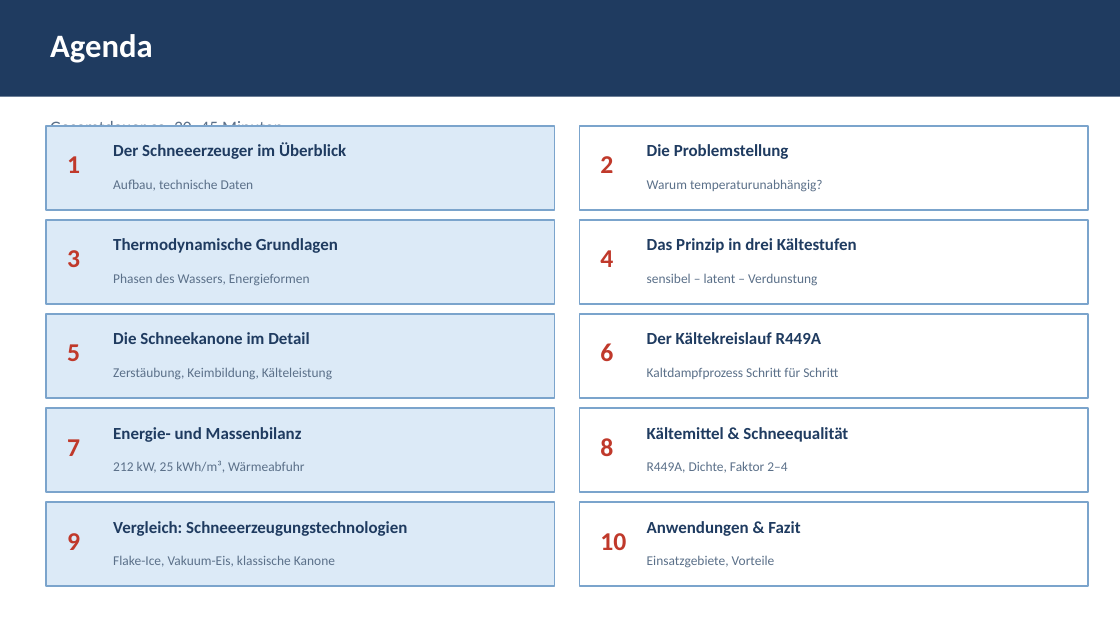
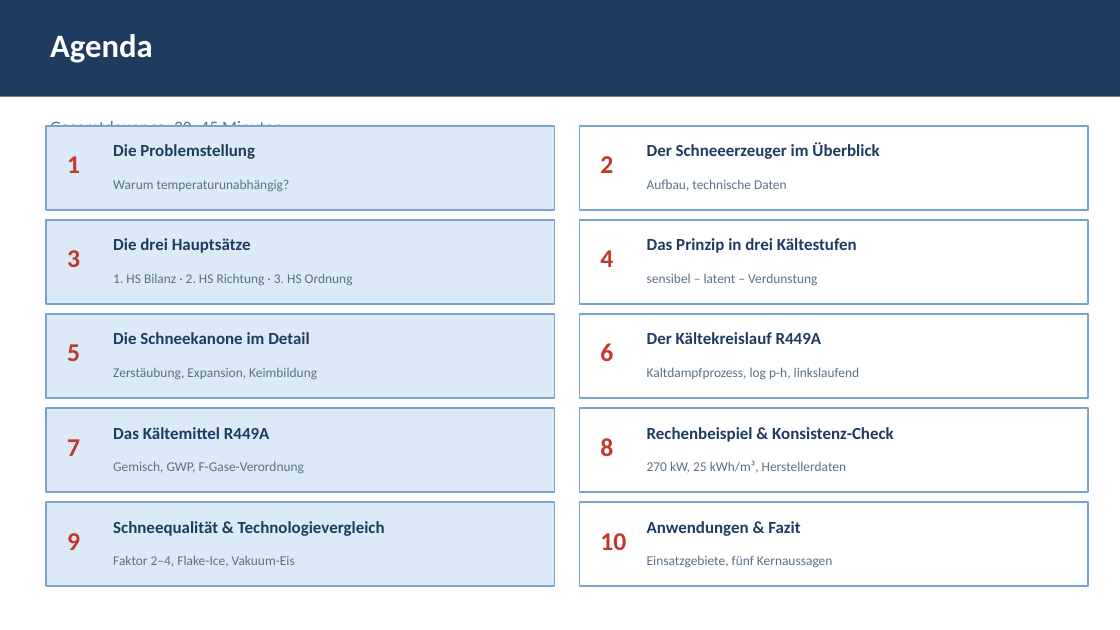
Before and after one commit to pgruberpg6-commits/Snow4ever, a slide deck: slide 2 of snow4ever200_thermodynamik.pptx. Drawn at 1120x630 pixels with LibreOffice and Linux fonts; fonts in the diff are those of the drawing. Boxes give left, top, right and bottom in pixels: in the first picture for what was removed or moved away, otherwise in the second. Text is boxed around its words. In the diff, an @@ line names an element or a change of style, - is before the commit and + after.

```diff
--- a/snow4ever200_thermodynamik.pptx
+++ b/snow4ever200_thermodynamik.pptx
@@ text at <box>113,144,255,159</box>: text changed @@
-Der Schneeerzeuger im Überblick
+Die Problemstellung
@@ text at <box>647,143,879,159</box>: text changed @@
-Die Problemstellung
+Der Schneeerzeuger im Überblick
@@ text at <box>647,179,787,191</box>: text changed @@
-Warum temperaturunabhängig?
+Aufbau, technische Daten
@@ text at <box>113,180,290,191</box>: text changed @@
-Aufbau, technische Daten
+Warum temperaturunabhängig?
@@ text at <box>113,238,251,253</box>: text changed @@
-Thermodynamische Grundlagen
+Die drei Hauptsätze
@@ text at <box>113,273,353,285</box>: text changed @@
-Phasen des Wassers, Energieformen
+1. HS Bilanz · 2. HS Richtung · 3. HS Ordnung
@@ text at <box>113,368,317,379</box>: text changed @@
-Zerstäubung, Keimbildung, Kälteleistung
+Zerstäubung, Expansion, Keimbildung
@@ text at <box>647,367,860,380</box>: text changed @@
-Kaltdampfprozess Schritt für Schritt
+Kaltdampfprozess, log p-h, linkslaufend
@@ text at <box>113,427,269,439</box>: text changed @@
-Energie- und Massenbilanz
+Das Kältemittel R449A
@@ text at <box>647,427,894,442</box>: text changed @@
-Kältemittel & Schneequalität
+Rechenbeispiel & Konsistenz-Check
@@ text at <box>113,461,304,473</box>: text changed @@
-212 kW, 25 kWh/m³, Wärmeabfuhr
+Gemisch, GWP, F-Gase-Verordnung
@@ text at <box>647,460,846,473</box>: text changed @@
-R449A, Dichte, Faktor 2–4
+270 kW, 25 kWh/m³, Herstellerdaten
@@ text at <box>113,521,385,536</box>: text changed @@
-Vergleich: Schneeerzeugungstechnologien
+Schneequalität & Technologievergleich
@@ text at <box>113,555,295,567</box>: text changed @@
-Flake-Ice, Vakuum-Eis, klassische Kanone
+Faktor 2–4, Flake-Ice, Vakuum-Eis
@@ text at <box>647,555,833,568</box>: text changed @@
-Einsatzgebiete, Vorteile
+Einsatzgebiete, fünf Kernaussagen
```
Also in this commit, not shown: 6 other slides changed, 1 other file.
